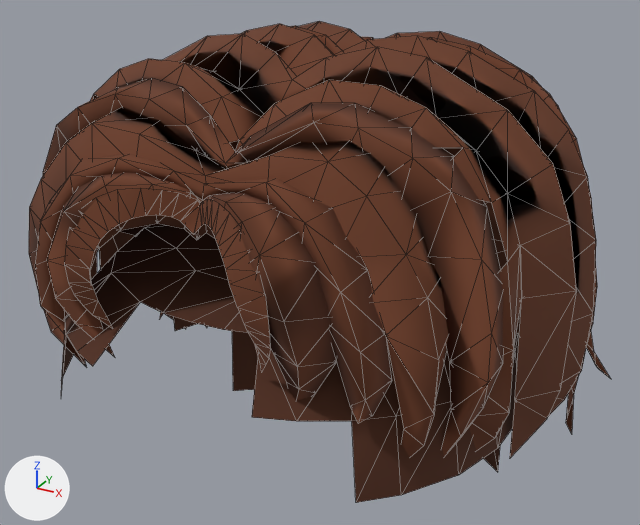
One commit to the glTF model web/public/assets/characters/v6/lod1/hair/full/hair_middle_part.glb: the scene before it, then after it.
One viewpoint serves both versions: a 50 mm lens placed at (0.381, -0.631, 1.311), pointed at (-0.011, 0.083, 0.954). Every picture has the same lights, and +X, +Y and +Z are marked at lower left. The older version comes first. Mesh edges are drawn as thin lines. Vertices at exactly the same position are counted once.

Names of what the first picture shows: 'hair_middle_part'.
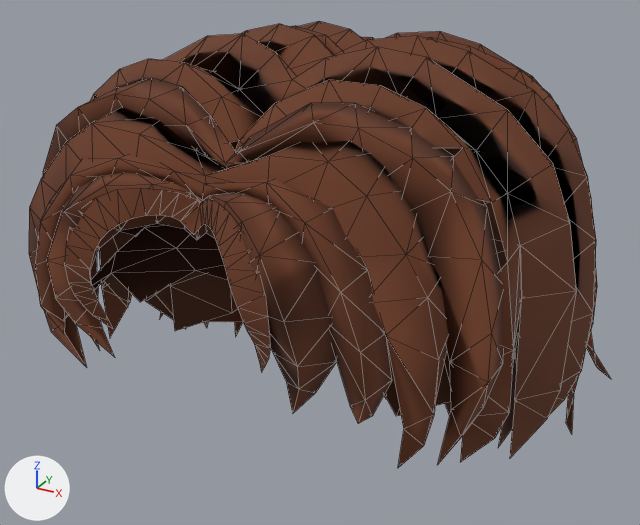
The edits, one by one:
me_hair_middle_part_001 is used by ob_hair_middle_part; location (0.0, 0.0, 0.0).
me_hair_middle_part_001 had 980 vertices, 1750 faces and spanned x -0.26..0.266, y -0.186..0.36, z 0.714..1.181.
me_hair_middle_part_001 now has 962 vertices, 1715 faces and spans x -0.26..0.266, y -0.186..0.36, z 0.714..1.181.
Part 1, on me_hair_middle_part_001:
18 vertices are removed from x -0.201..0.201, y -0.178..0.207, z 0.716..0.993.
35 faces are deleted.

Pixel boxes (x1, y1, x2, y2) of what changed, in the pictures (640 x 525 px):
'hair_middle_part', reshaped (7% shorter)
    before: (29, 21, 611, 503)
    after: (29, 21, 611, 468)
part 1 of me_hair_middle_part_001, deleted (brown)
    before: (61, 271, 515, 503)
